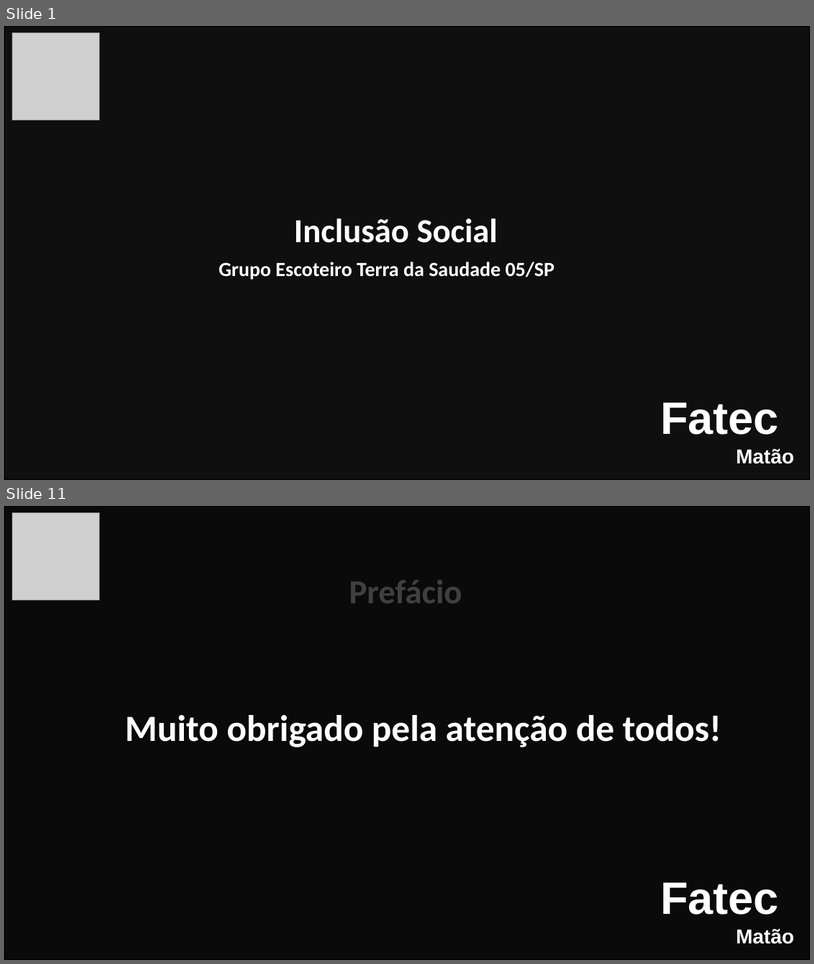
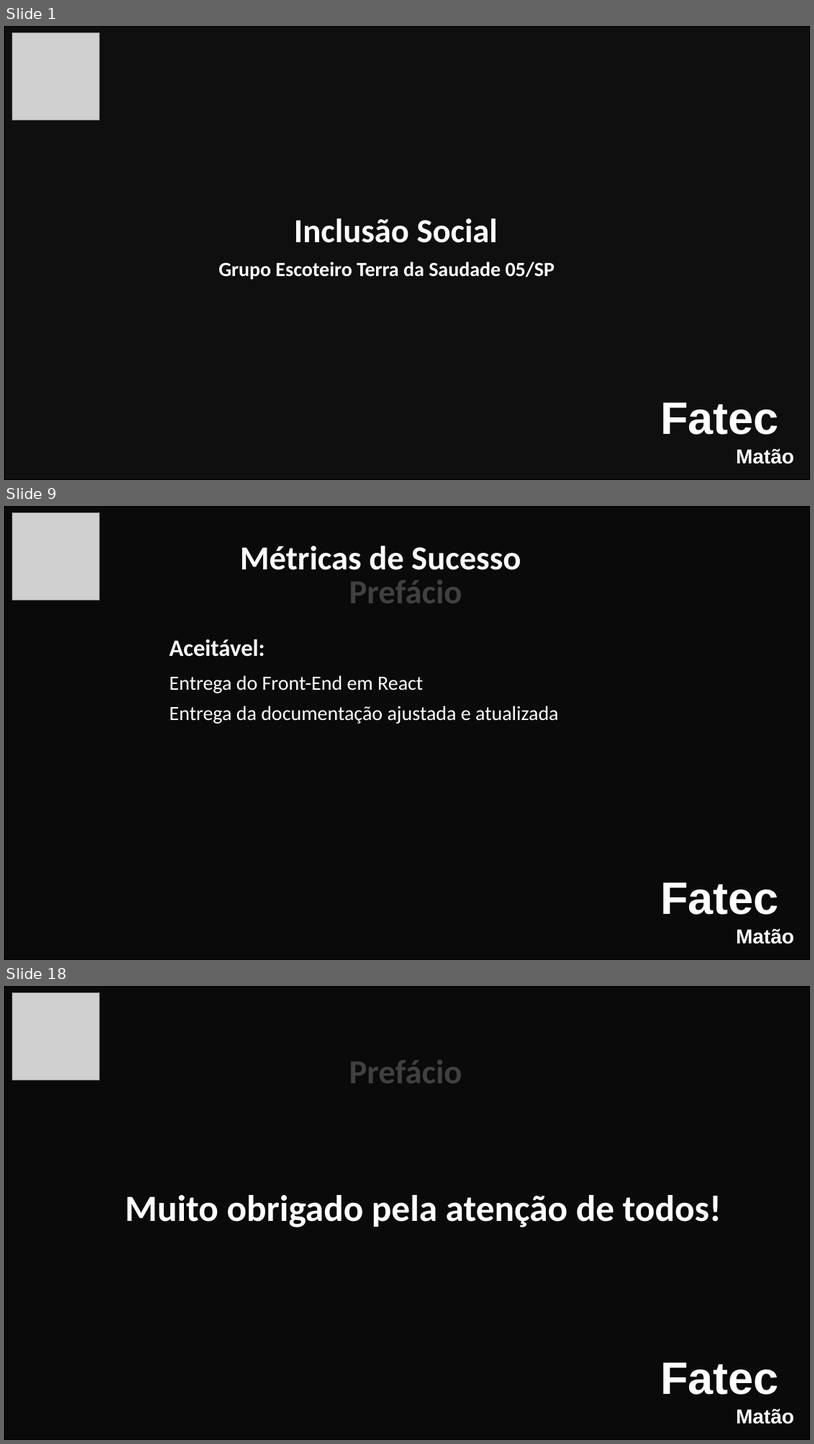
Before and after one commit to Interdisciplinary-Project/Documents, a slide deck: Apresentação-Projeto 13-06.pptx. Shown one above the other, each under a label of ours: slides 1 and 11 before the commit, slides 1, 9 and 18 after it; the slides between them are not shown. The pictures are 814x964 and 814x1444 pixels, drawn with LibreOffice and Linux fonts; fonts in the diff are those of the drawing; grey boxes stand for pictures; background and template pictures are left out; a plain dark background stands for a picture behind light text. Boxes give left, top, right and bottom in pixels: in the first picture for what was removed or moved away, otherwise in the second. Text is boxed around its words. In the diff, an @@ line names an element or a change of style, - is before the commit and + after.

```diff
--- a/Apresentação-Projeto 13-06.pptx
+++ b/Apresentação-Projeto 13-06.pptx
@@ slide 9 added at [4, 506, 810, 960], background picture (left out) @@
@@ rectangle added at [4, 506, 810, 960], fill #000000 at 75% opacity, outline #000000 1.5 pt @@
@@ picture added at [13, 512, 100, 600] @@
@@ text added at [240, 546, 521, 570], 40 pt, text #FFFFFF, bold @@
+Métricas de Sucesso
@@ text added at [350, 580, 463, 603], 40 pt, text #FFFFFF, bold @@
+Prefácio
@@ subtitle added at [170, 639, 265, 656], 28 pt, text #FFFFFF, bold @@
+Aceitável:
@@ text added at [170, 675, 559, 723], 24 pt, text #FFFFFF @@
+Entrega do Front-End em React
+Entrega da documentação ajustada e atualizada
@@ text added at [661, 882, 795, 944], 54 pt, text #FFFFFF, bold @@
+Fatec
+Matão
@@ what was slide 11 is now slide 18 @@
```
Also in this commit, not shown: 9 slides changed, 6 other slides added.
